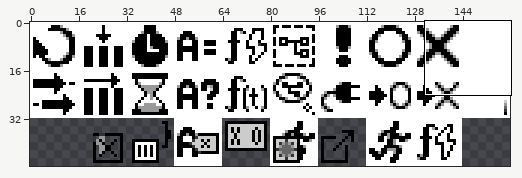
Edited in one commit: pixel-art file (assets/BTreeIcons.ase). Above, an overview of the earlier version with the close-up marked.
Close-up. Before:
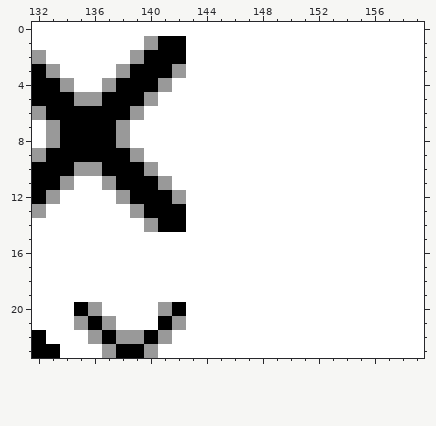
160x48 pixels, 1 frame. Shown: x 132..159, y 0..23.
New version:
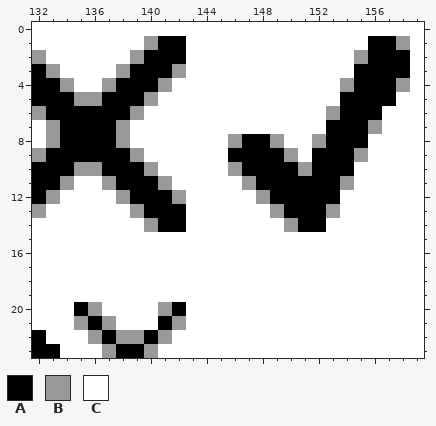
Palette (. is transparent): A #000000  B #999999  C #ffffff
Commit message: Condition node icon
Diff:
Layer "Flattened":
Colour C becomes colour A in row 1 at x 156 to 157; in row 2 at x 156 to 158; in row 3 at x 155 to 158; in row 4 at x 155 to 157; in row 5 at x 154 to 157; in row 6 at x 154 to 156.
Colour C becomes colour A in row 7 at x 153 to 155; in row 8 at x 147 to 148 and 153 to 155; in row 9 at x 146 to 149 and 152 to 154; in row 10 at x 147 to 150 and 152 to 154; in row 11 at x 148 to 153; in row 12 at x 149 to 153.
Colour C becomes colour A in row 13 at x 150 to 152; in row 14 at x 151 to 152.
Colour C becomes colour B in row 1 at x 158; in row 2 at x 155; in row 4 at x 154 and 158; in row 6 at x 153; in row 7 at x 156; in row 8 at x 146, 149 and 152.
Colour C becomes colour B in row 9 at x 150 and 155; in row 10 at x 146 and 151; in row 11 at x 147 and 154; in row 12 at x 148; in row 13 at x 149 and 153; in row 14 at x 150.
